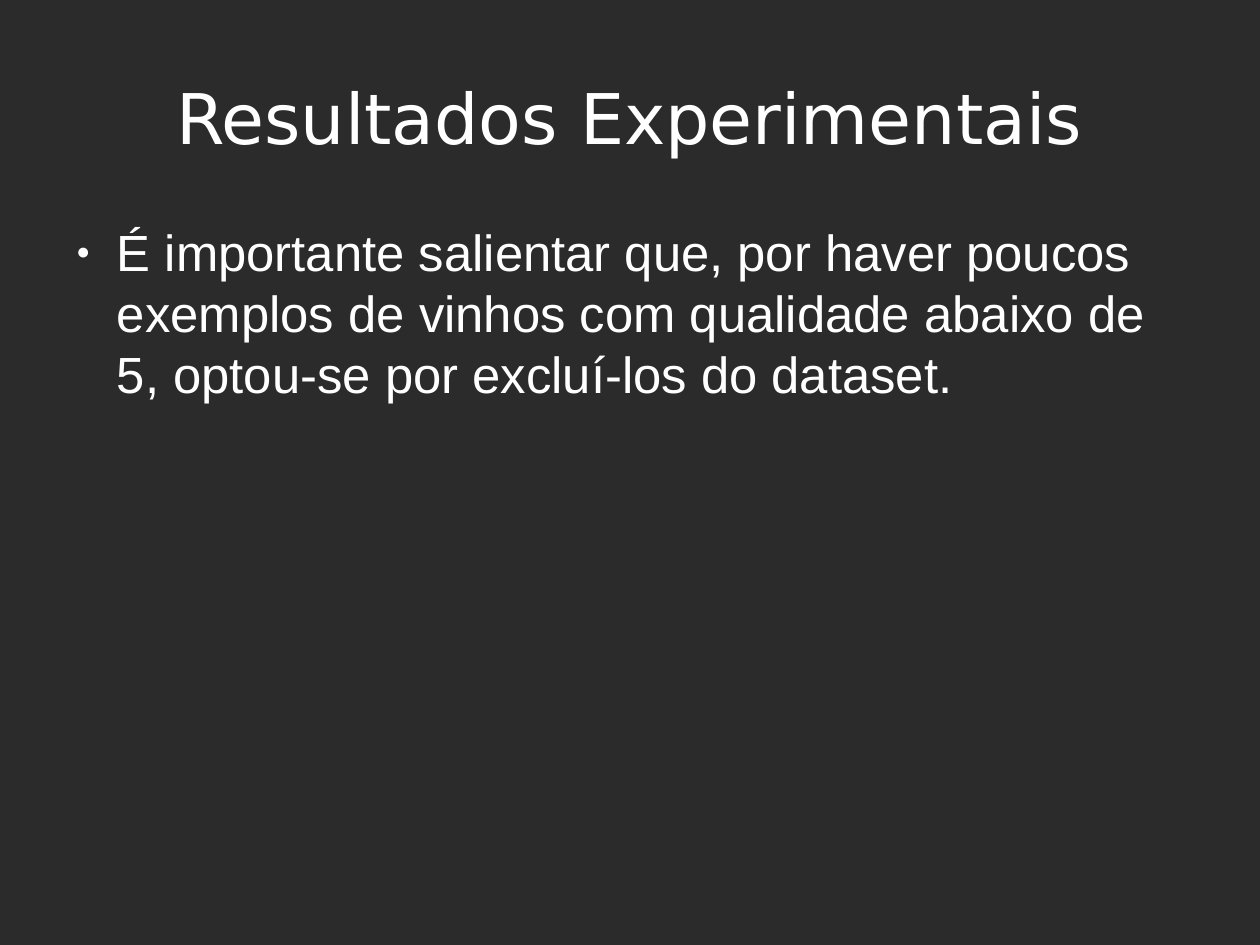
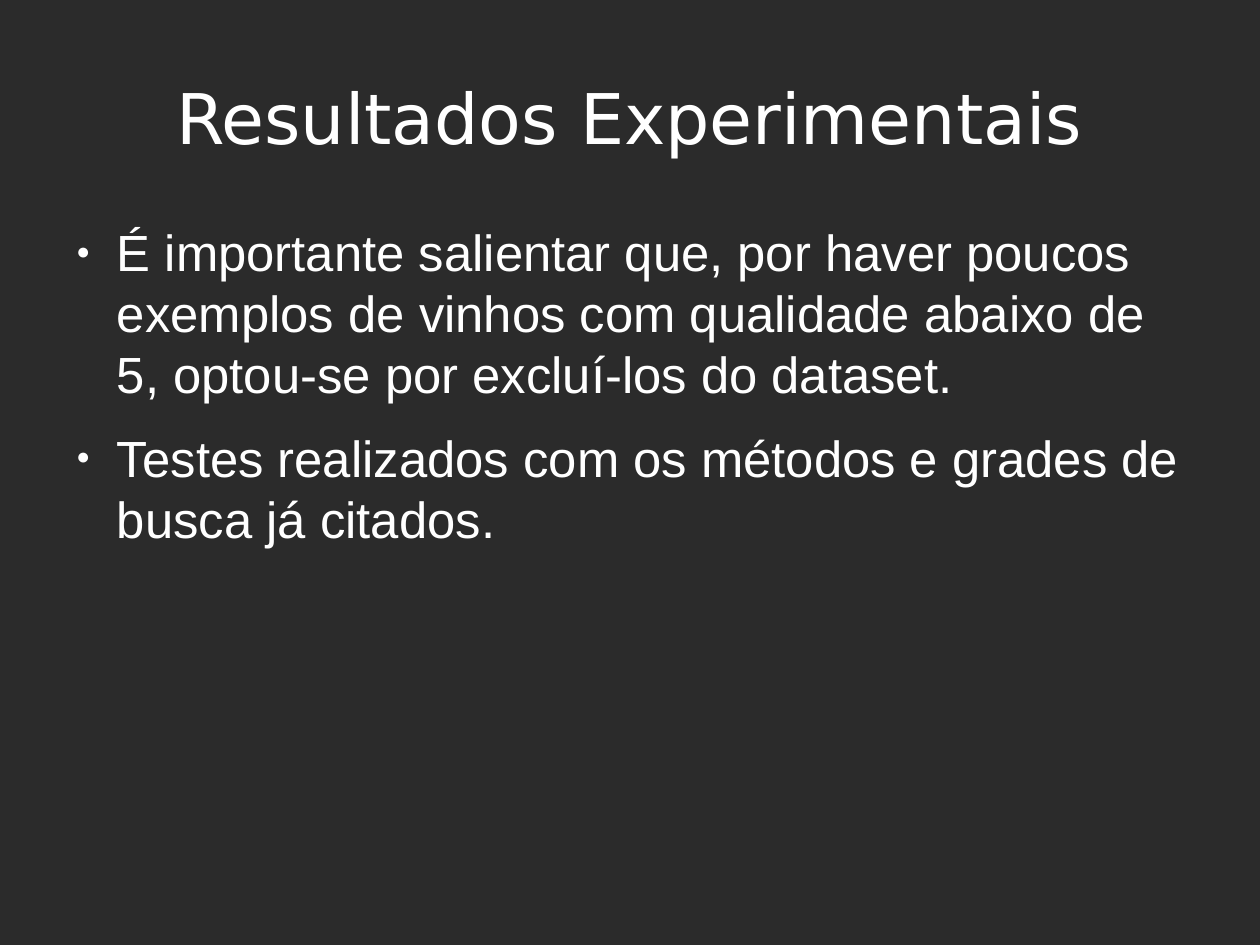
Before and after one commit to sdkgit123/RNA-atv3, a slide deck: slide 12 of RNA-apresentacao.odp. Drawn at 1260x945 pixels with LibreOffice and Linux fonts; fonts in the diff are those of the drawing; background and template pictures are left out; a plain dark background stands for a picture behind light text. Boxes give left, top, right and bottom in pixels: in the first picture for what was removed or moved away, otherwise in the second. Text is boxed around its words. In the diff, an @@ line names an element or a change of style, - is before the commit and + after.

```diff
--- a/RNA-apresentacao.odp
+++ b/RNA-apresentacao.odp
@@ text at (x1=117, y1=439, x2=1178, y2=548): paragraph added @@
+● Testes realizados com os métodos e grades de busca já citados.
```
Also in this commit, not shown: 3 other slides changed, 6 slides added, 1 other file.
